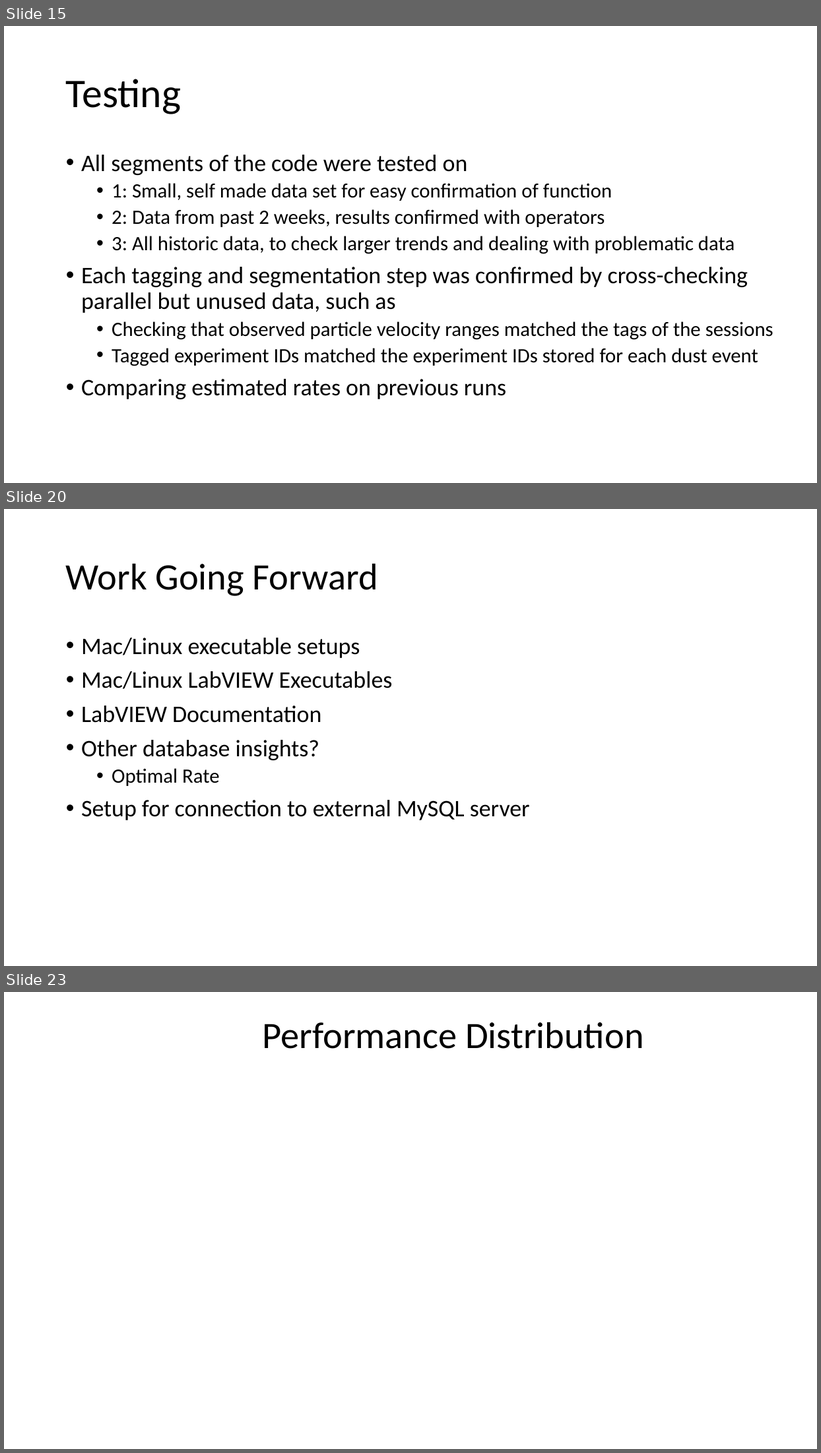
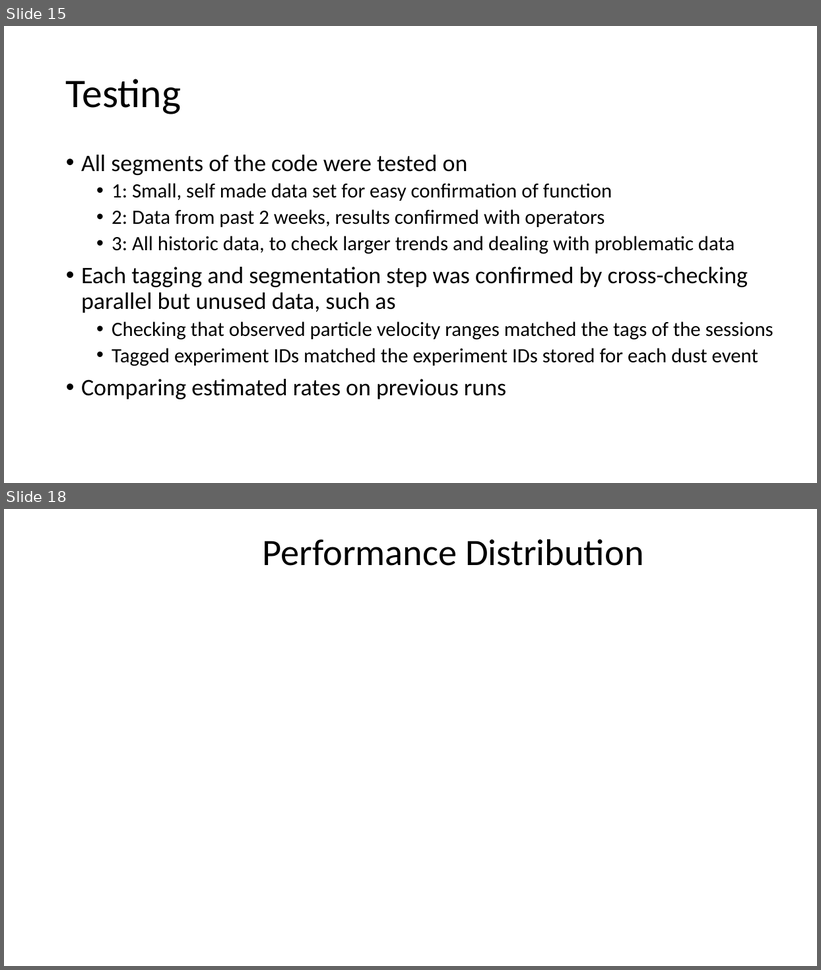
Before and after one commit to IMPACT-Boulder/Accelerator, a slide deck: User Interface/Dust_Rate_Tools/Dust_Data_Project.pptx. Shown one above the other, each under a label of ours: slides 15, 20 and 23 before the commit, slides 15 and 18 after it; the slides between them are not shown. The pictures are 821x1453 and 821x970 pixels, drawn with LibreOffice and Linux fonts; fonts in the diff are those of the drawing; background and template pictures are left out. Boxes give left, top, right and bottom in pixels: in the first picture for what was removed or moved away, otherwise in the second. Text is boxed around its words. In the diff, an @@ line names an element or a change of style, - is before the commit and + after.

```diff
--- a/User Interface/Dust_Rate_Tools/Dust_Data_Project.pptx
+++ b/User Interface/Dust_Rate_Tools/Dust_Data_Project.pptx
@@ slide 20 removed at box(4, 509, 817, 966), background #FFFFFF @@
@@ title removed at box(66, 563, 378, 596) @@
-Work Going Forward
@@ text removed at box(81, 638, 530, 821) @@
-• Mac/Linux executable setups
-• Mac/Linux LabVIEW Executables
-• LabVIEW Documentation
-• Other database insights?
-  • Optimal Rate
-• Setup for connection to external MySQL server
@@ what was slide 23 is now slide 18 @@
```
Also in this commit, not shown: 7 slides changed, 8 slides added, 10 other slides removed.
